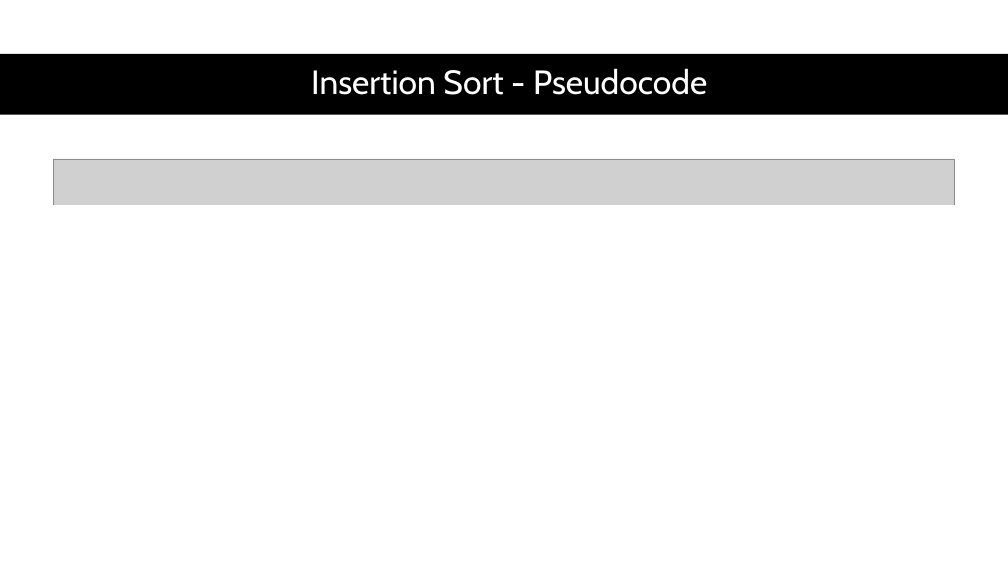
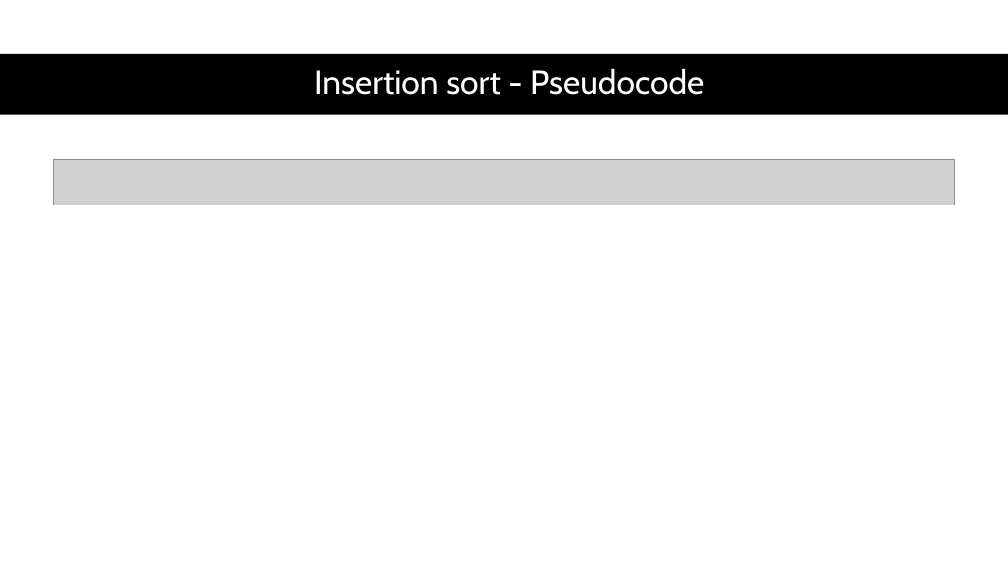
Before and after one commit to RobertNagy299/dsa-i-teaching, a slide deck: slide 19 of MyOwnPresentations/Data Structures and Algorithms I.pptx. Drawn at 1008x567 pixels with LibreOffice and Linux fonts; fonts in the diff are those of the drawing; grey boxes stand for pictures. Boxes give left, top, right and bottom in pixels: in the first picture for what was removed or moved away, otherwise in the second. Text is boxed around its words. In the diff, an @@ line names an element or a change of style, - is before the commit and + after.

```diff
--- a/MyOwnPresentations/Data Structures and Algorithms I.pptx
+++ b/MyOwnPresentations/Data Structures and Algorithms I.pptx
@@ title at (314, 68, 704, 95): text changed @@
-Insertion Sort - Pseudocode
+Insertion sort - Pseudocode
```
Also in this commit, not shown: 1 other slide changed, 2 other files.
